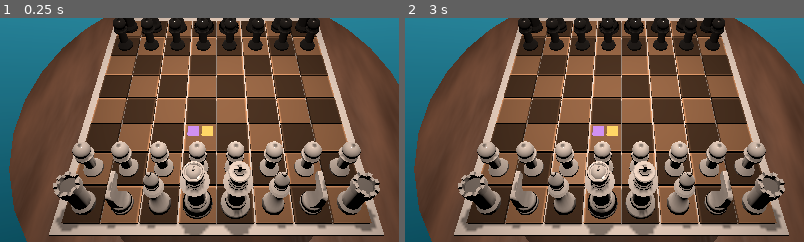
Above: before the commit, frames 1-2 (left to right).
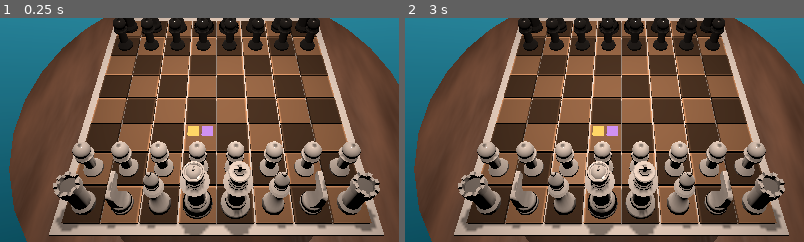
Above: after the commit, the same moments.

Repository: TheLuckyKing25/chess_plus
Game: Godot game, scene res://scenes/gameEnvironment.tscn
Two runs of this game, one before a commit and one after it. Both use one fixed random seed, a clock stepped at 60 frames per second and the inputs below.
Inputs (mouse positions are % of the whole screen's width and height, from its top left):
- Up to frame 1 (0.25 s): no input
- Up to frame 2 (3 s): tap Enter at 0.5, 2 s; move the mouse to (72, 45) at 0.52 s; click (72, 45) at 0.67 s; tap Space at 1.25, 2.75 s; move the mouse to (30, 55) at 1.27 s; click (30, 55) at 1.42 s; move the mouse to (60, 28) at 2.02 s; click (60, 28) at 2.17 s; move the mouse to (45, 70) at 2.77 s; click (45, 70) at 2.92 s
The pictures show only the part of the screen within x 23-73%, y 37-86%; the shares and areas given below are measured in that part.

The runs differ from the first frame. In frame 1, 0.3% of the frame differs, in the area x 46-54%, y 48-53%; in frame 2, 0.3%.

Commit message:
Flag callable changes

Diff:
--- a/scenes/Board.tscn
+++ b/scenes/Board.tscn
@@ -173,7 +173,7 @@
 [node name="Tile_R6C4" parent="." instance=ExtResource("1_nd4as")]
 transform = Transform3D(1, 0, 0, 0, 1, 0, 0, 0, 1, 3, 0, 5)
 board_position = Vector2i(6, 4)
-modifier_order = Array[int]([1, 2])
+modifier_order = Array[int]([2, 1])
 
 [node name="Tile_R7C4" parent="." instance=ExtResource("1_nd4as")]
 transform = Transform3D(1, 0, 0, 0, 1, 0, 0, 0, 1, 3, 0, 6)
--- a/scripts/tile.gd
+++ b/scripts/tile.gd
@@ -36,14 +36,14 @@
 @export var modifier_order: Array[TileModifierFlag] = []:
 	set(new_modifier_order):
 		if modifier_order.size() > new_modifier_order.size():
-			tile_modifiers(modifier_order[-1],Callable(self,"unset_flag"))
+			tile_modifiers(modifier_order[-1],unset_flag_func)
 		elif modifier_order.size() < new_modifier_order.size():
-			tile_modifiers(new_modifier_order[-1],Callable(self,"set_flag"))
+			tile_modifiers(new_modifier_order[-1],set_flag_func)
 		elif modifier_order.size() == new_modifier_order.size():
 			for modifier in modifier_order:
 				if modifier != new_modifier_order[modifier_order.find(modifier)-1]:
-					tile_modifiers(modifier,Callable(self,"unset_flag"))
-					tile_modifiers(new_modifier_order[modifier_order.find(modifier)-1],Callable(self,"set_flag"))
+					tile_modifiers(modifier,unset_flag_func)
+					tile_modifiers(new_modifier_order[modifier_order.find(modifier)-1],set_flag_func)
 
 		modifier_order = new_modifier_order
 		$Tile_Object/Tile_Modifiers.modifiers = modifier_order
@@ -60,6 +60,14 @@
 
 var moveset: MoveRule
 
+var set_flag_func = Callable(self,"set_flag")
+var unset_flag_func = Callable(self,"unset_flag")
+var toggle_flag_func = Callable(self,"toggle_flag")
+var flag_is_enabled_func = Callable(self,"flag_is_enabled")
+
+var modifier_function_dict: Dictionary[TileModifierFlag,Callable] = {
+	TileModifierFlag.CONDITION_ICEY: Callable(self,"flag_is_enabled")
+}
 
 var neighboring_tiles: Dictionary[int, Node3D] = {
 	Direction.NORTH: null,
@@ -72,7 +80,6 @@
 	Direction.NORTHWEST:null
 }
 
-
 func _on_ready() -> void:
 	tile_selected.connect(Callable(owner,"_on_tile_selected"))
 	board_position = Vector2i(name.substr(6,1).to_int(),name.substr(8,1).to_int())
@@ -92,7 +99,7 @@
 
 
 func _on_occupant_selected() -> void:
-	tile_state(TileStateFlag.SELECTED, Callable(self,"set_flag"))
+	tile_state(TileStateFlag.SELECTED, set_flag_func)
 	moveset = MoveRule.new(ActionType.BRANCH, PurposeType.STANDARD_MOVEMENT,0,0)
 	for move_rule in occupant.move_rules:
 		moveset.branches.append(move_rule.new())
@@ -130,10 +137,10 @@
 
 func _is_valid_move_state() -> bool:
 	return (
-			tile_state(TileStateFlag.SPECIAL, Callable(self,"flag_is_enabled"))
-			or tile_state(TileStateFlag.MOVEMENT, Callable(self,"flag_is_enabled"))
+			tile_state(TileStateFlag.SPECIAL, flag_is_enabled_func)
+			or tile_state(TileStateFlag.MOVEMENT, flag_is_enabled_func)
 			or (
-					tile_state(TileStateFlag.THREATENED, Callable(self,"flag_is_enabled"))
+					tile_state(TileStateFlag.THREATENED, flag_is_enabled_func)
 					and en_passant_occupant
 			)
 	)
@@ -157,17 +164,17 @@
 	for modifier in modifier_order:
 
 		if (
-				tile_modifiers(TileModifierFlag.PROPERTY_COG,Callable(self,"flag_is_enabled"))
+				tile_modifiers(TileModifierFlag.PROPERTY_COG,flag_is_enabled_func)
 				and modifier == TileModifierFlag.PROPERTY_COG
 				):
 			moves.rotate_clockwise()
 		if (
-				tile_modifiers(TileModifierFlag.CONDITION_STICKY,Callable(self,"flag_is_enabled"))
+				tile_modifiers(TileModifierFlag.CONDITION_STICKY,flag_is_enabled_func)
 				and modifier == TileModifierFlag.CONDITION_STICKY
 				):
 			moves.distance = 0
 		if (
-				tile_modifiers(TileModifierFlag.CONDITION_ICEY,Callable(self,"flag_is_enabled"))
+				tile_modifiers(TileModifierFlag.CONDITION_ICEY,flag_is_enabled_func)
 				and modifier == TileModifierFlag.CONDITION_ICEY
 				and not piece_is_knight(source_piece)
 				and neighboring_tiles[moves.direction]
@@ -192,21 +199,21 @@
 
 			if piece_is_opponent_of(source_piece, occupant):
 				if not piece_is_king(occupant): return
-				if occupant.piece_state(PieceStateFlag.CHECKED,Callable(self,"flag_is_enabled")):
+				if occupant.piece_state(PieceStateFlag.CHECKED,flag_is_enabled_func):
 					print("END GAME")
-				tile_state(TileStateFlag.CHECKED, Callable(self,"set_flag"))
-				occupant.piece_state(PieceStateFlag.CHECKED,Callable(self,"set_flag"))
+				tile_state(TileStateFlag.CHECKED, set_flag_func)
+				occupant.piece_state(PieceStateFlag.CHECKED,set_flag_func)
 				return
 
 	elif assigned_move.is_castling_movement():
 		if checked_by: return
 
 		if assigned_move.action_flag_is_enabled(ActionType.SPECIAL) and assigned_move.distance == 0:
-			tile_state(TileStateFlag.SPECIAL, Callable(self,"set_flag"))
+			tile_state(TileStateFlag.SPECIAL, set_flag_func)
 			return
 
 		castling_occupant = castling_rook
-		castling_occupant.piece_state(PieceStateFlag.SPECIAL,Callable(self,"set_flag"))
+		castling_occupant.piece_state(PieceStateFlag.SPECIAL,set_flag_func)
 		_toggle_rook_castling_tile_connection(assigned_move)
 
 	elif assigned_move.is_finding_castling_rook():
@@ -218,8 +225,8 @@
 		if (	piece_is_opponent_of(source_piece, occupant)
 				and assigned_move.is_threatening()
 			):
-			tile_state(TileStateFlag.THREATENED, Callable(self,"set_flag"))
-			occupant.piece_state(PieceStateFlag.THREATENED,Callable(self,"set_flag"))
+			tile_state(TileStateFlag.THREATENED, set_flag_func)
+			occupant.piece_state(PieceStateFlag.THREATENED,set_flag_func)
 
 		if move_is_blocked(assigned_move, source_piece, occupant):
 			return
@@ -227,17 +234,17 @@
 		if (	not occupant
 				and assigned_move.action_flag_is_enabled(ActionType.MOVE)
 			):
-			tile_state(TileStateFlag.MOVEMENT, Callable(self,"set_flag"))
+			tile_state(TileStateFlag.MOVEMENT, set_flag_func)
 			if piece_is_king(source_piece) and checked_by.size() != 0:
-				tile_state(TileStateFlag.THREATENED, Callable(self,"set_flag"))
+				tile_state(TileStateFlag.THREATENED, set_flag_func)
 
 
 		if _piece_threatened_by_en_passant(source_piece):
 			en_passant_occupant = source_piece
 
 		if _piece_is_threat_to_en_passant_piece(source_piece, assigned_move, en_passant_occupant):
-			tile_state(TileStateFlag.THREATENED, Callable(self,"set_flag"))
-			en_passant_occupant.piece_state(PieceStateFlag.THREATENED,Callable(self,"set_flag"))
+			tile_state(TileStateFlag.THREATENED, set_flag_func)
+			en_passant_occupant.piece_state(PieceStateFlag.THREATENED,set_flag_func)
 
 
 	#SEND MOVES TO NEIGHBORING TILES
@@ -252,19 +259,19 @@
 
 func clear_checks() -> void:
 	checked_by = []
-	tile_state(TileStateFlag.CHECKED, Callable(self,"unset_flag"))
+	tile_state(TileStateFlag.CHECKED, unset_flag_func)
 	if occupant:
-		occupant.piece_state(PieceStateFlag.CHECKED,Callable(self,"unset_flag"))
+		occupant.piece_state(PieceStateFlag.CHECKED,unset_flag_func)
 
 
 func clear_move_states() -> void:
-	tile_state(TileStateFlag.SELECTED, Callable(self,"unset_flag"))
-	tile_state(TileStateFlag.MOVEMENT, Callable(self,"unset_flag"))
-	tile_state(TileStateFlag.THREATENED, Callable(self,"unset_flag"))
-	tile_state(TileStateFlag.SPECIAL, Callable(self,"unset_flag"))
+	tile_state(TileStateFlag.SELECTED, unset_flag_func)
+	tile_state(TileStateFlag.MOVEMENT, unset_flag_func)
+	tile_state(TileStateFlag.THREATENED, unset_flag_func)
+	tile_state(TileStateFlag.SPECIAL, unset_flag_func)
 	if occupant:
-		occupant.piece_state(PieceStateFlag.THREATENED,Callable(self,"unset_flag"))
-		occupant.piece_state(PieceStateFlag.SPECIAL,Callable(self,"unset_flag"))
+		occupant.piece_state(PieceStateFlag.THREATENED,unset_flag_func)
+		occupant.piece_state(PieceStateFlag.SPECIAL,unset_flag_func)
 
 
 func discover_checks() -> void:
